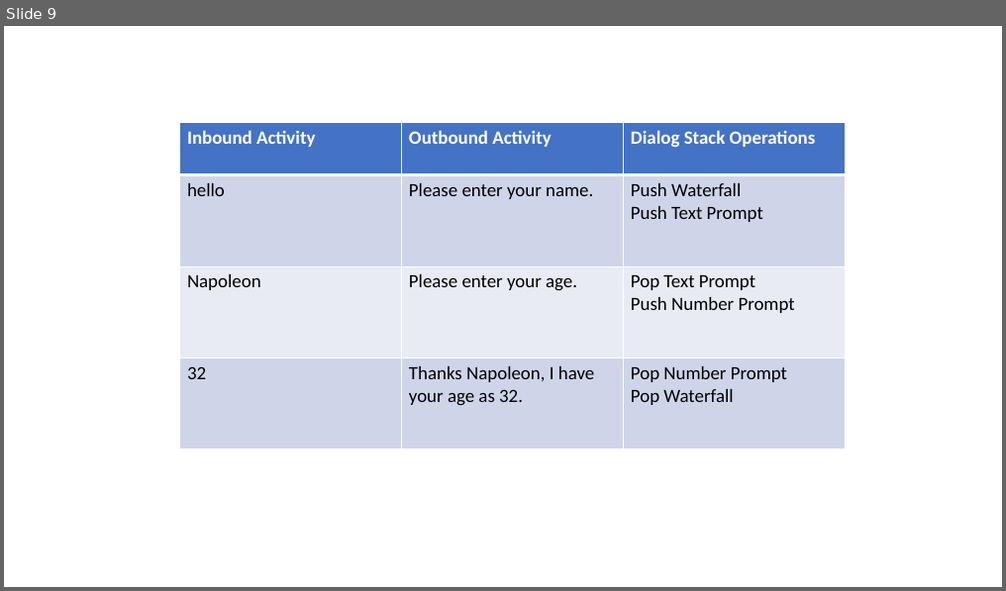
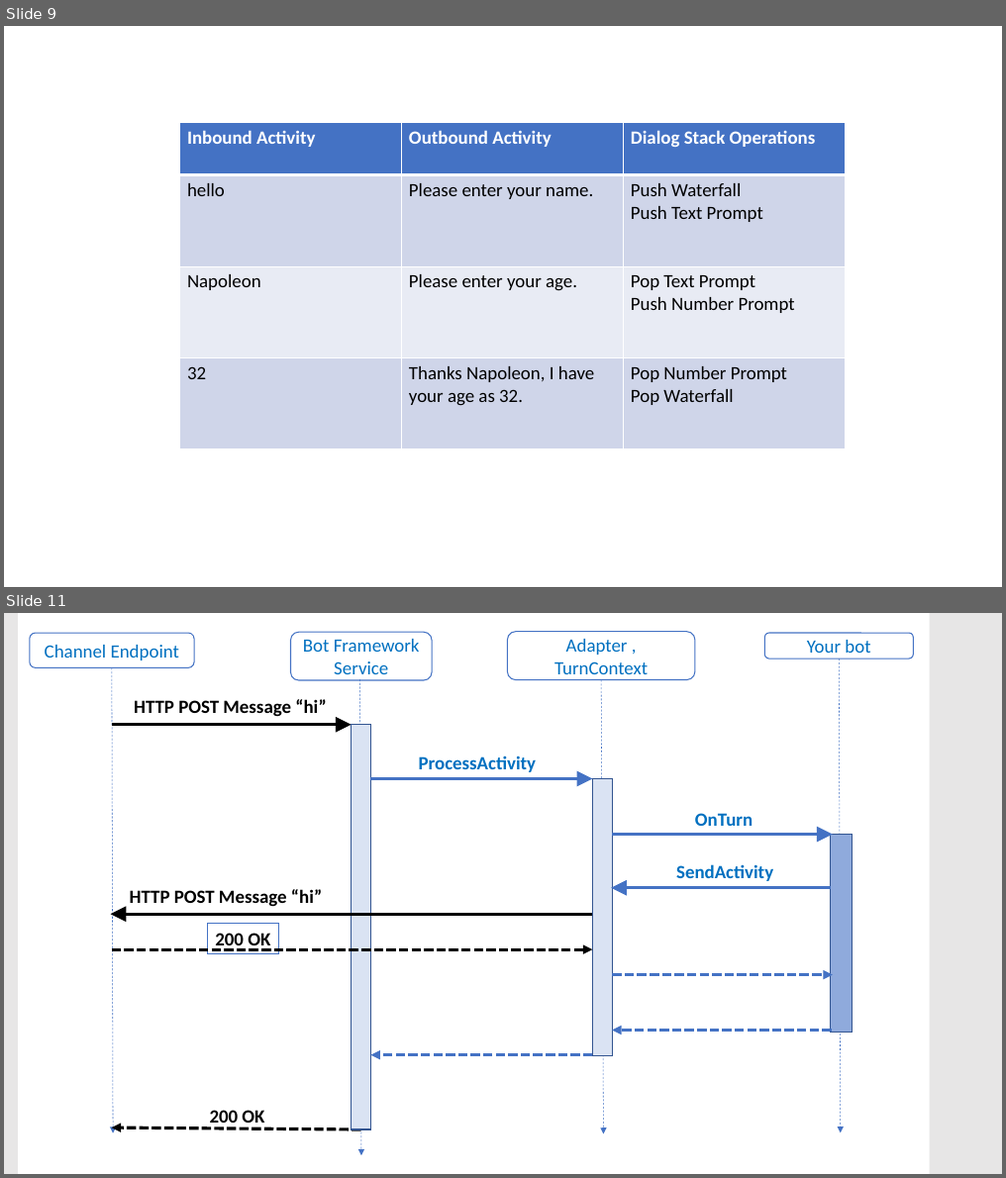
Before and after one commit to MicrosoftDocs/bot-docs, a slide deck: art-source/power-point/bot-concepts-art.pptx. Shown one above the other, each under a label of ours: slide 9 before the commit, slides 9 and 11 after it; the slides between them are not shown. The pictures are 1006x591 and 1006x1178 pixels, drawn with LibreOffice and Linux fonts; fonts in the diff are those of the drawing. Boxes give left, top, right and bottom in pixels: in the first picture for what was removed or moved away, otherwise in the second. Text is boxed around its words. In the diff, an @@ line names an element or a change of style, - is before the commit and + after.

```diff
--- a/art-source/power-point/bot-concepts-art.pptx
+++ b/art-source/power-point/bot-concepts-art.pptx
@@ slide 11 added at <box>4,613,1002,1174</box>, background #E7E6E6 @@
@@ group added at <box>18,613,930,1174</box>: 14 arrows, 6 texts, 5 rectangles, 4 rounded rectangles @@
+Bot Framework Service
+Channel Endpoint
+HTTP POST Message “hi”
+HTTP POST Message “hi”
+200 OK
+200 OK
+Adapter ,
+TurnContext
+Your bot
+ProcessActivity
+OnTurn
+SendActivity
```
Also in this commit, not shown: 5 slides changed, 4 other slides added, 20 other files.
